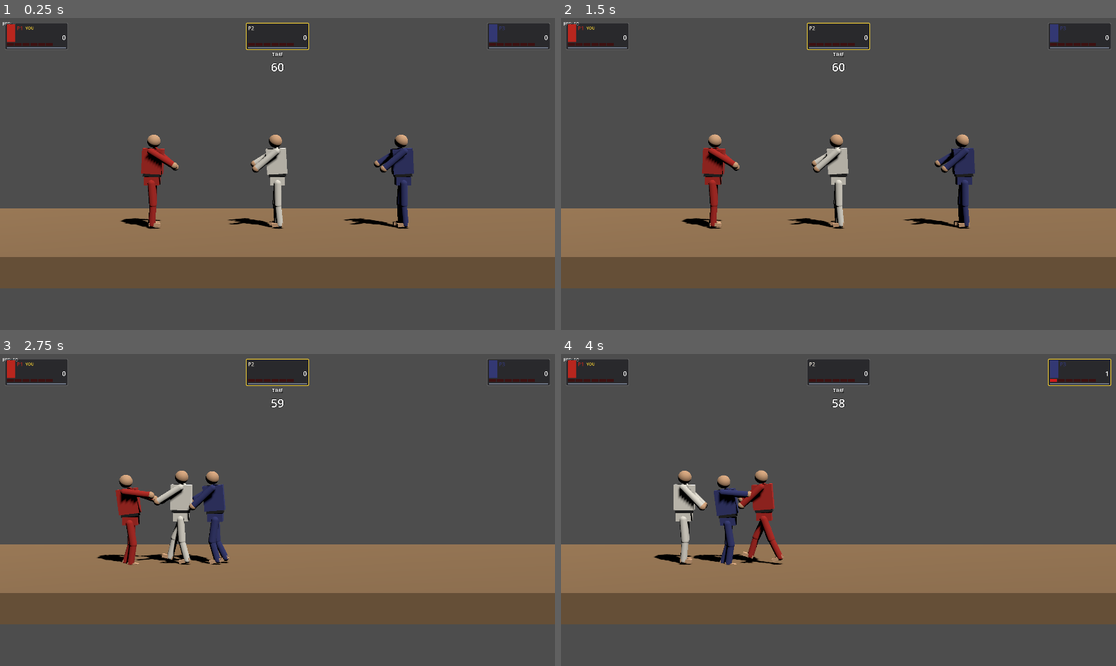
Above: before the commit, frames 1-4 (two rows, left to right).
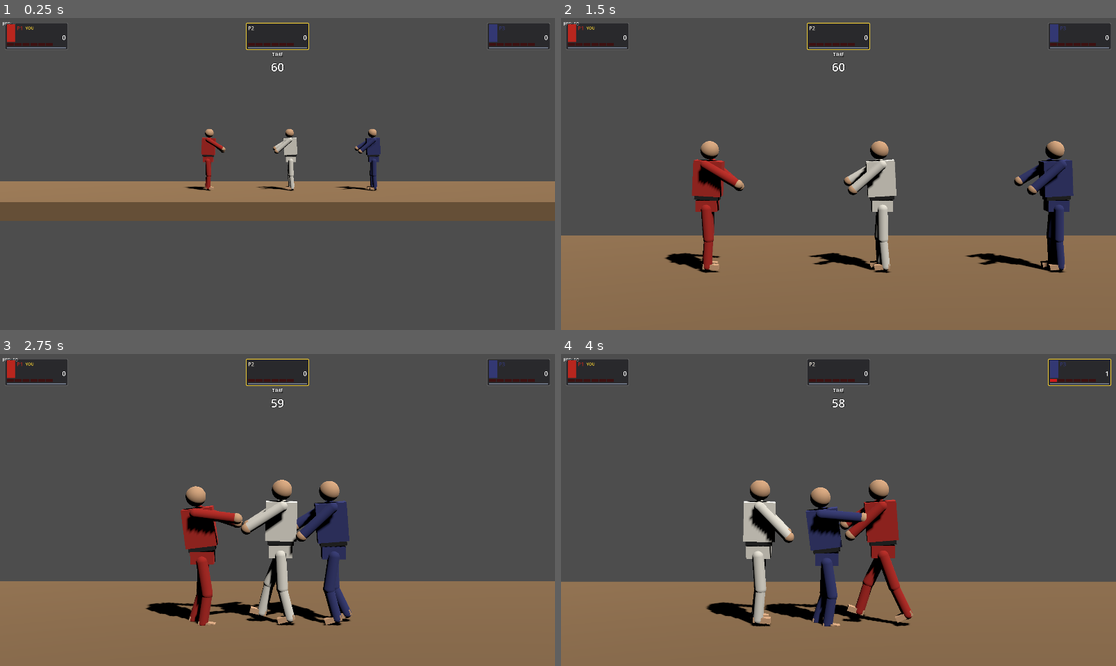
Above: after the commit, the same moments.

Repository: daveph74/ikplus
Game: Godot game, scene res://scenes/main/main.tscn
Same seed, same stepped clock (60 frames per second), same inputs: the game is played once before the commit and once after it.
Inputs:
- Up to frame 1 (0.25 s): no input
- Up to frame 2 (1.5 s): hold D (move_right) 0.53-1.28 s; hold L (block) 0.53-1.28 s; tap W (jump) at 0.77 s; tap K (kick) at 0.8, 1.35 s; hold S (down) from 1.28 s (still down)
- Up to frame 3 (2.75 s): tap W (jump) at 1.52 s; tap J (punch) at 1.55, 2.1 s; release S (down) at 2.03 s; hold D (move_right) from 2.03 s (still down); hold L (block) from 2.03 s (still down)
- Up to frame 4 (4 s): release L (block) at 2.78 s; tap L (block) at 2.85 s; tap W (jump) at 3.02, 3.77 s; tap K (kick) at 3.05, 3.6 s; release D (move_right) at 3.53 s; hold A (move_left) from 3.53 s (still down); tap J (punch) at 3.8 s

The runs differ from the first frame. In frame 1, 25% of the frame differs, in the area x 0-100%, y 35-77%; in frame 2, 38%; in frame 3, 41%, in the area x 0-100%, y 37-100%; in frame 4, 40%.

Commit message:
Step 9: camera rig and impact FX
- scripts/camera/camera_rig.gd: CameraRig -> ShakePivot -> Camera3D replaces
  the static Camera3D. Player-biased centroid follow (weights 2/1/1), ~4.0/s
  lerp, distance-based zoom framing the full fighter spread with a
  geometrically-derived max distance (vertical fov / 16:9), zoom-in hysteresis
  (0.5s of continuous shrink required; zoom-out is immediate), decaying-noise
  shake on ShakePivot via add_shake(). Never rotates around the arena — pure
  X follow + Z distance. Fighters are re-queried from the "fighters" group
  every tick, so a scene restart carries no stale references.
- scripts/match/fx_manager.gd + scenes/effects/impact_particles.tscn: plain
  node under Main subscribing to fighter_hit/knockdown_started. Spawns a
  one-shot spark burst at the victim's chest for HIT/KNOCKDOWN, a brief
  scale-punch flash on the victim's Visual, requests camera shake (full when
  the player is attacker/victim, ~40% for AI-vs-AI), and forwards sfx names
  to AudioManager (punch/kick by hitbox_type, block on BLOCKED, knockdown on
  knockdown_started). Particle cleanup uses a SceneTreeTimer rather than the
  "finished" signal so it also frees deterministically under --headless.
- Wired both into scenes/main/main.tscn; screenshot-iterated the framing
  (all three fighters centered and visible through a wide AI exchange and a
  tight cluster) — no more hugging the left edge.

VERIFY OK (full smoke suite green, no combat semantics touched).

Co-Authored-By: Claude Fable 5 <noreply@anthropic.com>
Claude-Session: https://claude.ai/code/session_01WU5JDJugu3YwkdSVBy1zQo

Diff:
--- /dev/null
+++ b/scenes/effects/impact_particles.tscn
@@ -0,0 +1,35 @@
+[gd_scene load_steps=4 format=3]
+
+[sub_resource type="StandardMaterial3D" id="spark_mat"]
+shading_mode = 0
+albedo_color = Color(1, 0.85, 0.55, 1)
+emission_enabled = true
+emission = Color(1, 0.55, 0.15, 1)
+emission_energy_multiplier = 3.5
+transparency = 1
+billboard_mode = 1
+vertex_color_use_as_albedo = true
+
+[sub_resource type="QuadMesh" id="spark_mesh"]
+material = SubResource("spark_mat")
+size = Vector2(0.09, 0.09)
+
+[sub_resource type="ParticleProcessMaterial" id="proc_mat"]
+direction = Vector3(0, 0, 1)
+spread = 180.0
+initial_velocity_min = 1.5
+initial_velocity_max = 3.5
+gravity = Vector3(0, -6.0, 0)
+scale_min = 0.5
+scale_max = 1.4
+color = Color(1, 0.75, 0.35, 1)
+
+[node name="ImpactParticles" type="GPUParticles3D"]
+emitting = false
+amount = 12
+lifetime = 0.35
+one_shot = true
+explosiveness = 1.0
+randomness = 0.4
+process_material = SubResource("proc_mat")
+draw_pass_1 = SubResource("spark_mesh")
--- a/scenes/main/main.tscn
+++ b/scenes/main/main.tscn
@@ -8,6 +8,8 @@
 [ext_resource type="Script" path="res://scripts/match/pause_controller.gd" id="7_pause_controller"]
 [ext_resource type="Script" path="res://scripts/match/restart_controller.gd" id="8_restart_controller"]
 [ext_resource type="PackedScene" path="res://scenes/ui/hud.tscn" id="9_hud"]
+[ext_resource type="Script" path="res://scripts/camera/camera_rig.gd" id="10_camera_rig"]
+[ext_resource type="Script" path="res://scripts/match/fx_manager.gd" id="11_fx_manager"]
 
 [sub_resource type="BoxMesh" id="ground_mesh"]
 size = Vector3(20, 0.5, 6)
@@ -38,9 +40,18 @@
 transform = Transform3D(0.825336, -0.442298, 0.350989, 0, 0.62161, 0.783327, -0.564642, -0.646503, 0.513043, 0, 8, 0)
 shadow_enabled = true
 
-[node name="Camera3D" type="Camera3D" parent="."]
+[node name="CameraRig" type="Node3D" parent="."]
+process_physics_priority = 60
+script = ExtResource("10_camera_rig")
+
+[node name="ShakePivot" type="Node3D" parent="CameraRig"]
+
+[node name="Camera3D" type="Camera3D" parent="CameraRig/ShakePivot"]
 transform = Transform3D(1, 0, 0, 0, 0.996802, 0.0799147, 0, -0.0799147, 0.996802, 0, 2.2, 14)
 fov = 25.0
+
+[node name="FXManager" type="Node" parent="."]
+script = ExtResource("11_fx_manager")
 
 [node name="TargetingSystem" type="Node" parent="."]
 process_physics_priority = -10
--- /dev/null
+++ b/scripts/camera/camera_rig.gd
@@ -0,0 +1,142 @@
+class_name CameraRig
+extends Node3D
+## CameraRig -> ShakePivot -> Camera3D (build step 9, docs/plan.md "Camera").
+## Frames all three fighters via a player-biased centroid (weights 2/1/1),
+## lerped follow, and distance-based zoom with zoom-in hysteresis. Never
+## rotates around the arena — only translates (X follow on this node, Z
+## distance on the Camera3D child, small shake offsets on ShakePivot).
+##
+## Fighters are pulled fresh from the "fighters" group every physics tick
+## (never cached across ticks or scenes) — this script is a child of Main and
+## dies with the scene on restart same as everything else, so there is no
+## stale-reference hazard to guard beyond the usual is_instance_valid() checks
+## already implied by a fresh group query each tick.
+
+const VFOV_DEG := 25.0 ## matches Camera3D.fov; kept in sync in _ready()
+const ASPECT := 16.0 / 9.0
+const DISTANCE_MARGIN := 3.5 ## metres of breathing room beyond the tight geometric fit
+const MIN_DISTANCE := 9.0
+const ZOOM_IN_DELAY := 0.5 ## seconds the spread must be shrinking before zoom-in is allowed
+const FOLLOW_LERP_RATE := 4.0 ## per plan.md "lerped follow (~4.0/s)"
+const PLAYER_WEIGHT := 2.0
+const OTHER_WEIGHT := 1.0
+
+const SHAKE_DECAY := 2.5 ## trauma units/sec
+const SHAKE_MAX_OFFSET := 0.18 ## metres
+const SHAKE_NOISE_SPEED := 26.0 ## noise-sample units/sec
+
+@onready var _shake_pivot: Node3D = $ShakePivot
+@onready var _camera: Camera3D = $ShakePivot/Camera3D
+
+var _dist_coef: float
+var _max_distance: float
+var _target_distance := MIN_DISTANCE
+var _current_distance := MIN_DISTANCE
+var _shrink_timer := 0.0
+var _follow_x := 0.0
+var _base_height := 2.2
+
+var _trauma := 0.0
+var _noise_t := 0.0
+var _noise_x := FastNoiseLite.new()
+var _noise_y := FastNoiseLite.new()
+
+
+func _ready() -> void:
+	add_to_group(&"camera_rig") # FXManager locates this node to request shake
+	_camera.fov = VFOV_DEG
+	_base_height = _camera.position.y
+	# Geometric fit: visible half-width at distance d is d*tan(vfov/2)*aspect;
+	# solving for d against a target spread gives d = spread / (2*tan*aspect).
+	_dist_coef = 1.0 / (2.0 * tan(deg_to_rad(VFOV_DEG * 0.5)) * ASPECT)
+	_max_distance = _dist_coef * (2.0 * Fighter.ARENA_HALF_W) + DISTANCE_MARGIN
+	_current_distance = _max_distance
+	_target_distance = _max_distance
+	_noise_x.seed = 1
+	_noise_y.seed = 2
+	_noise_x.frequency = 1.0
+	_noise_y.frequency = 1.0
+	# Start centred and framed wide so the very first rendered frame (before any
+	# fighter has moved) already shows all three, rather than snapping in.
+	var fighters := _managed_fighters()
+	if not fighters.is_empty():
+		_follow_x = _weighted_centroid_x(fighters)
+		position.x = _follow_x
+
+
+func _physics_process(delta: float) -> void:
+	var fighters := _managed_fighters()
+	if not fighters.is_empty():
+		var centroid_x := _weighted_centroid_x(fighters)
+		var spread := _spread_x(fighters)
+		_update_distance(delta, spread)
+		_follow_x = lerp(_follow_x, centroid_x, clampf(FOLLOW_LERP_RATE * delta, 0.0, 1.0))
+	position.x = _follow_x
+	position.z = 0.0 # never rotates/orbits the arena — pure X translation
+	_camera.position = Vector3(0.0, _base_height, _current_distance)
+	_update_shake(delta)
+
+
+## Called by FXManager on fighter_hit/knockdown_started. `trauma_amount` should
+## already be scaled by the caller (full for player-involved contacts, ~40% for
+## AI-vs-AI, per docs/plan.md).
+func add_shake(trauma_amount: float) -> void:
+	_trauma = clampf(_trauma + trauma_amount, 0.0, 1.0)
+
+
+func _update_distance(delta: float, spread: float) -> void:
+	var raw := clampf(_dist_coef * spread + DISTANCE_MARGIN, MIN_DISTANCE, _max_distance)
+	if raw < _target_distance - 0.01:
+		# Candidate zoom-IN: only commit once the spread has stayed tighter than
+		# the current target for ZOOM_IN_DELAY straight seconds.
+		_shrink_timer += delta
+		if _shrink_timer >= ZOOM_IN_DELAY:
+			_target_distance = raw
+	else:
+		# Zoom-OUT (or steady): immediate — visibility is the hard guarantee.
+		_shrink_timer = 0.0
+		_target_distance = raw
+	_current_distance = lerp(_current_distance, _target_distance, clampf(FOLLOW_LERP_RATE * delta, 0.0, 1.0))
+
+
+func _update_shake(delta: float) -> void:
+	if _trauma <= 0.0:
+		_shake_pivot.position = Vector3.ZERO
+		_trauma = 0.0
+		return
+	_noise_t += delta * SHAKE_NOISE_SPEED
+	var amount := _trauma * _trauma # decaying-noise: square falloff reads as a sharp hit, not a wobble
+	var ox := _noise_x.get_noise_1d(_noise_t) * SHAKE_MAX_OFFSET * amount
+	var oy := _noise_y.get_noise_1d(_noise_t + 100.0) * SHAKE_MAX_OFFSET * 0.6 * amount
+	_shake_pivot.position = Vector3(ox, oy, 0.0)
+	_trauma = maxf(_trauma - SHAKE_DECAY * delta, 0.0)
+
+
+func _managed_fighters() -> Array[Fighter]:
+	var out: Array[Fighter] = []
+	for node in get_tree().get_nodes_in_group(&"fighters"):
+		var f := node as Fighter
+		if f != null and is_instance_valid(f) and f.config != null:
+			out.append(f)
+	return out
+
+
+func _weighted_centroid_x(fighters: Array[Fighter]) -> float:
+	var total := 0.0
+	var weight_sum := 0.0
+	for f in fighters:
+		var w := PLAYER_WEIGHT if f.config.is_player else OTHER_WEIGHT
+		total += f.position.x * w
+		weight_sum += w
+	return total / weight_sum if weight_sum > 0.0 else 0.0
+
+
+func _spread_x(fighters: Array[Fighter]) -> float:
+	if fighters.size() < 2:
+		return 0.0
+	var min_x := INF
+	var max_x := -INF
+	for f in fighters:
+		min_x = minf(min_x, f.position.x)
+		max_x = maxf(max_x, f.position.x)
+	return max_x - min_x
--- /dev/null
+++ b/scripts/match/fx_manager.gd
@@ -0,0 +1,92 @@
+class_name FXManager
+extends Node
+## Plain node under Main (build step 9, docs/plan.md "FXManager = plain node
+## under Main" / "Visual lanes"): subscribes to GameEvents (fighter_hit,
+## knockdown_started), spawns one-shot world-space impact particles + a brief
+## victim flash, requests CameraRig shake, and forwards sfx names to
+## AudioManager. Owns world-space FX only — HUD owns all text cues,
+## AudioManager owns actual sample playback.
+
+const ImpactParticles := preload("res://scenes/effects/impact_particles.tscn")
+const CHEST_OFFSET := Vector3(0, 1.2, 0)
+const FLASH_SCALE := 1.06
+const FLASH_SECONDS := 0.12
+const PARTICLE_FREE_MARGIN := 0.1 ## extra seconds beyond lifetime before queue_free
+
+const SHAKE_HIT := 0.35
+const SHAKE_KNOCKDOWN := 0.65
+const SHAKE_BLOCKED := 0.15
+const SHAKE_AI_FACTOR := 0.4 ## docs/plan.md: "~40% for AI-vs-AI"
+
+@onready var _events: Node = get_node(^"/root/GameEvents")
+@onready var _audio: Node = get_node(^"/root/AudioManager")
+
+var _camera_rig: CameraRig = null
+
+
+func _ready() -> void:
+	_events.fighter_hit.connect(_on_fighter_hit)
+	_events.knockdown_started.connect(_on_knockdown_started)
+
+
+func _on_fighter_hit(attacker: Node, victim: Node, result: int, attack: Resource) -> void:
+	var a := attacker as Fighter
+	var v := victim as Fighter
+	var atk := attack as AttackData
+	if a == null or v == null or atk == null:
+		return
+	match result:
+		CombatResolver.HitResult.HIT, CombatResolver.HitResult.KNOCKDOWN:
+			_spawn_impact(v)
+			_flash(v)
+			_audio.call(&"play", &"kick" if atk.hitbox_type == AttackData.HitboxType.FOOT else &"punch")
+			_shake(a, v, SHAKE_KNOCKDOWN if result == CombatResolver.HitResult.KNOCKDOWN else SHAKE_HIT)
+		CombatResolver.HitResult.BLOCKED:
+			_audio.call(&"play", &"block")
+			_shake(a, v, SHAKE_BLOCKED)
+		_: # WHIFF: no FX, no sfx, no shake
+			pass
+
+
+func _on_knockdown_started(_victim: Node) -> void:
+	_audio.call(&"play", &"knockdown")
+
+
+func _spawn_impact(victim: Fighter) -> void:
+	var fx := ImpactParticles.instantiate() as GPUParticles3D
+	get_parent().add_child(fx) # world-space sibling under Main, not under the victim
+	fx.global_position = victim.position + CHEST_OFFSET
+	fx.emitting = true
+	# Timer-based cleanup (not the "finished" signal): GPUParticles3D simulation
+	# rides the rendering server, which no-ops under --headless, so "finished"
+	# would never fire there and leak the node across the smoke suite's many
+	# hit events. A plain SceneTreeTimer is engine-time based and fires either way.
+	get_tree().create_timer(fx.lifetime + PARTICLE_FREE_MARGIN).timeout.connect(
+		fx.queue_free, CONNECT_ONE_SHOT
+	)
+
+
+func _flash(victim: Fighter) -> void:
+	var vis := victim.visual
+	if vis == null:
+		return
+	var tw := create_tween()
+	tw.tween_property(vis, "scale", Vector3.ONE * FLASH_SCALE, FLASH_SECONDS * 0.5)
+	tw.tween_property(vis, "scale", Vector3.ONE, FLASH_SECONDS * 0.5)
+
+
+func _shake(attacker: Fighter, victim: Fighter, base_trauma: float) -> void:
+	var rig := _get_camera_rig()
+	if rig == null:
+		return
+	var player_involved := (
+		(attacker.config != null and attacker.config.is_player)
+		or (victim.config != null and victim.config.is_player)
+	)
+	rig.add_shake(base_trauma if player_involved else base_trauma * SHAKE_AI_FACTOR)
+
+
+func _get_camera_rig() -> CameraRig:
+	if _camera_rig == null or not is_instance_valid(_camera_rig):
+		_camera_rig = get_tree().get_first_node_in_group(&"camera_rig") as CameraRig
+	return _camera_rig
Not shown: 1 places in scenes/main/main.tscn that only renumber resources
Not shown, added: scripts/camera/camera_rig.gd.uid
Not shown, added: scripts/match/fx_manager.gd.uid
